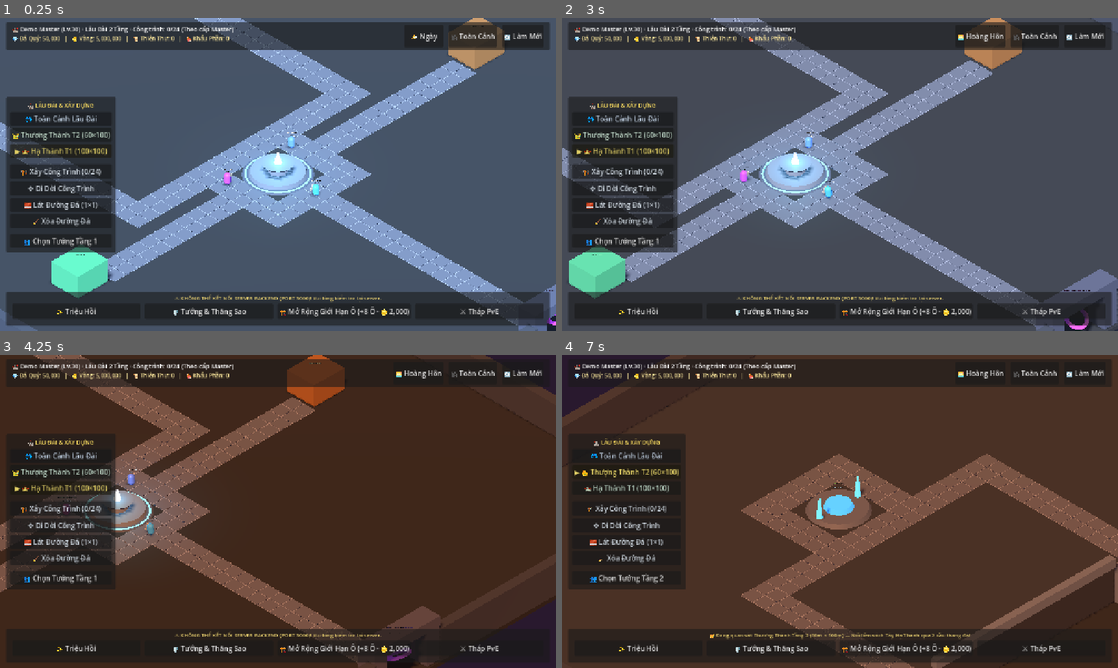
Above: before the commit, frames 1-4 (two rows, left to right).
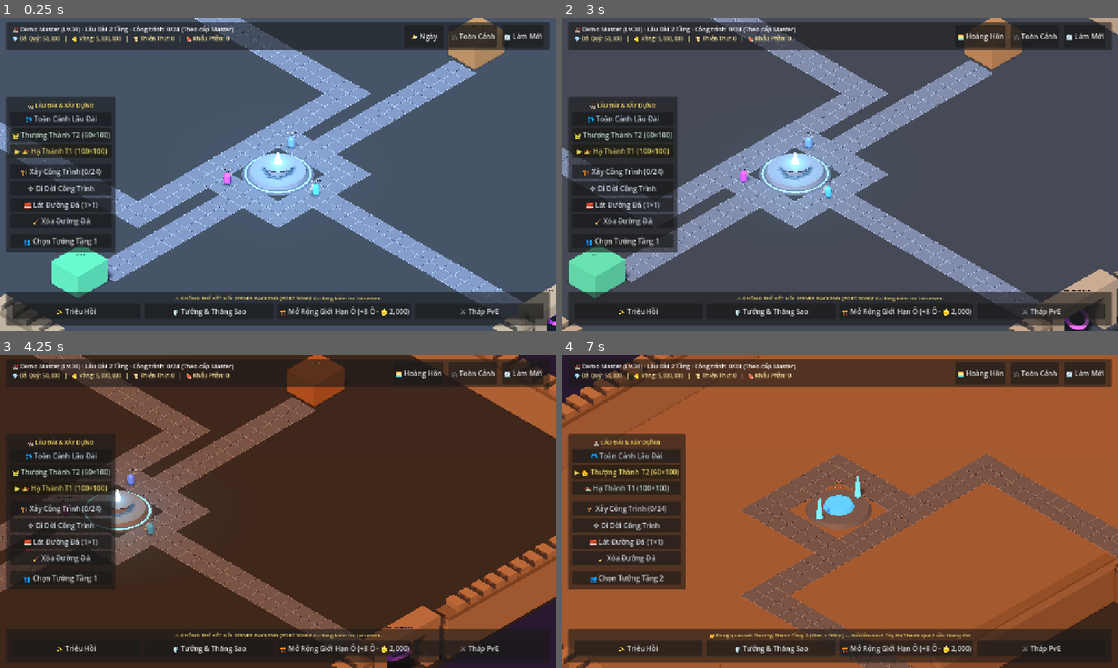
Above: after the commit, the same moments.

Repository: Zombie3012/infinity_gacha
Game: Godot game, scene res://scenes/base/isometric_base_3d.tscn
Two runs of this game, one before a commit and one after it. Both use one fixed random seed, a clock stepped at 60 frames per second and the inputs below.
Inputs (mouse positions are in pixels of both pictures, inside the frame that each line leads up to):
- Up to frame 1 (0.25 s): no input
- Up to frame 2 (3 s): click "🌤️ Ngày" at 0.5 s; click "🌅 Hoàng Hôn" at 1.25 s; click "🌙 Đêm" at 2 s; tap Enter at 2.75 s; move the mouse to (962, 158) at 2.77 s; hold D from 2.78 s (still down); tap R at 2.85 s; click (962, 158) at 2.92 s
- Up to frame 3 (4.25 s): release D at 3.5 s; drag from (166, 527) to (250, 574) at 3.52 s
- Up to frame 4 (7 s): click "🎥 Toàn Cảnh" at 4.25 s; move the mouse to (895, 442) at 5.02 s; hold D 5.03-5.75 s; tap Q at 5.1 s; drag from (812, 574) to (673, 464) at 5.77 s; move the mouse to (1006, 558) at 6.52 s; hold A from 6.53 s (still down); tap E at 6.6 s

The runs differ from the first frame. In frame 1, 1.1% of the frame differs, in the area x 0-100%, y 85-100%; in frame 2, 1.6%; in frame 3, 6.7%; in frame 4, 71%, in the area x 0-100%, y 0-100%.

Commit message:
feat(castle): redesign medieval fortress walls with crenellations, machicolations, and full-height spired bastion towers

Diff:
--- a/client-godot/scenes/base/isometric_base_3d.gd
+++ b/client-godot/scenes/base/isometric_base_3d.gd
@@ -236,8 +236,8 @@
 	tier2_deck.mesh = t2_box
 	tier2_deck.position = Vector3(-80.0, (FLOOR_HEIGHT - 0.6) * 0.5, 0.0)
 	var t2_mat := StandardMaterial3D.new()
-	t2_mat.albedo_color = Color(0.18, 0.22, 0.28)
-	t2_mat.roughness = 0.86
+	t2_mat.albedo_color = Color(0.42, 0.38, 0.33) # Medieval cliff retaining stone
+	t2_mat.roughness = 0.88
 	tier2_deck.material_override = t2_mat
 
 	# Remove legacy CrossAvenues if present (replaced by interactive Road Building System)
@@ -258,7 +258,7 @@
 		plaza_mat.roughness = 0.72
 		plaza.material_override = plaza_mat
 
-	# 4. Seamless 2-Tier Castle Perimeter Walls, Retaining Cliff & Bastion Towers
+	# 4. Authentic Medieval Machicolated Fortress Walls, Crenellations & Spired Bastion Towers
 	var old_walls := arch.get_node_or_null("PerimeterFortressWalls")
 	if old_walls != null:
 		old_walls.queue_free()
@@ -266,94 +266,203 @@
 	walls_node.name = "PerimeterFortressWalls"
 	arch.add_child(walls_node)
 
+	# Medieval warm sandstone & dark slate spire materials (matching authentic castle photo)
 	var wall_mat := StandardMaterial3D.new()
-	wall_mat.albedo_color = Color(0.20, 0.24, 0.31)
-	wall_mat.roughness = 0.85
-
-	var trim_mat := StandardMaterial3D.new()
-	trim_mat.albedo_color = Color(0.35, 0.42, 0.52)
-	trim_mat.roughness = 0.65
-
-	# Tier 1 North & South Walls (X in [-50, +50], Z = -49.3 / +49.3)
+	wall_mat.albedo_color = Color(0.48, 0.44, 0.38) # Warm golden-grey medieval limestone/sandstone
+	wall_mat.roughness = 0.88
+
+	var corbel_mat := StandardMaterial3D.new()
+	corbel_mat.albedo_color = Color(0.38, 0.34, 0.29) # Shadowed machicolation stone brackets
+	corbel_mat.roughness = 0.82
+
+	var plinth_mat := StandardMaterial3D.new()
+	plinth_mat.albedo_color = Color(0.32, 0.30, 0.27) # Darker battered base plinth
+	plinth_mat.roughness = 0.90
+
+	var spire_mat := StandardMaterial3D.new()
+	spire_mat.albedo_color = Color(0.22, 0.25, 0.30) # Dark slate conical roof tiles
+	spire_mat.roughness = 0.58
+	spire_mat.metallic = 0.12
+
+	var finial_mat := StandardMaterial3D.new()
+	finial_mat.albedo_color = Color(0.85, 0.75, 0.45) # Gilded finial needle spire tip
+	finial_mat.metallic = 0.75
+	finial_mat.roughness = 0.32
+
+	# Helper to build a machicolated curtain wall section with battlements (crenellations)
+	var build_crenellated_wall = func(start_p: Vector3, end_p: Vector3, wall_h: float, wall_w: float) -> void:
+		var dir := end_p - start_p
+		var length := dir.length()
+		var center := (start_p + end_p) * 0.5
+		var is_x_aligned := absf(dir.x) > absf(dir.z)
+
+		# 1. Main Curtain Wall Body
+		var w_inst := MeshInstance3D.new()
+		var w_box := BoxMesh.new()
+		w_box.size = Vector3(length, wall_h, wall_w) if is_x_aligned else Vector3(wall_w, wall_h, length)
+		w_inst.mesh = w_box
+		w_inst.position = center + Vector3(0.0, wall_h * 0.5, 0.0)
+		w_inst.material_override = wall_mat
+		walls_node.add_child(w_inst)
+
+		# 2. Machicolation Corbel Overhang Ledge (Gờ đá nhô ra dưới lỗ châu mai)
+		var ledge := MeshInstance3D.new()
+		var l_box := BoxMesh.new()
+		l_box.size = Vector3(length + 0.1, 0.55, wall_w + 0.55) if is_x_aligned else Vector3(wall_w + 0.55, 0.55, length + 0.1)
+		ledge.mesh = l_box
+		ledge.position = center + Vector3(0.0, wall_h - 0.25, 0.0)
+		ledge.material_override = corbel_mat
+		walls_node.add_child(ledge)
+
+		# 3. Crenellations / Merlons (Hàng răng cưa lỗ châu mai dọc đỉnh thành)
+		var merlon_len := 1.35
+		var gap_len := 0.85
+		var step := merlon_len + gap_len
+		var count := int(floor((length - 1.0) / step))
+		var start_offset := -(float(count - 1) * step) * 0.5
+
+		for m_i in range(count):
+			var m_off := start_offset + float(m_i) * step
+			var merlon := MeshInstance3D.new()
+			var m_box := BoxMesh.new()
+			m_box.size = Vector3(merlon_len, 0.95, wall_w + 0.35) if is_x_aligned else Vector3(wall_w + 0.35, 0.95, merlon_len)
+			merlon.mesh = m_box
+			var m_pos := center + Vector3(0.0, wall_h + 0.45, 0.0)
+			if is_x_aligned:
+				m_pos.x += m_off
+			else:
+				m_pos.z += m_off
+			merlon.position = m_pos
+			merlon.material_override = wall_mat
+			walls_node.add_child(merlon)
+
+	# A. Tier 1 North & South Curtain Walls (X in [-46, +46], Z = -49.3 / +49.3, Y = 0.0)
 	for z_sign in [-1.0, 1.0]:
-		var t1_wall := MeshInstance3D.new()
-		var t1_wb := BoxMesh.new()
-		t1_wb.size = Vector3(100.0, 4.8, 1.4)
-		t1_wall.mesh = t1_wb
-		t1_wall.position = Vector3(0.0, 2.4, z_sign * 49.3)
-		t1_wall.material_override = wall_mat
-		walls_node.add_child(t1_wall)
-
-	# Tier 1 East Wall (X = +49.3) with central opening for the fixed East Gate (Z in [-5.5, +5.5])
-	for z_center in [-27.4, 27.4]:
-		var ew_seg := MeshInstance3D.new()
-		var ew_box := BoxMesh.new()
-		ew_box.size = Vector3(1.4, 4.8, 43.8)
-		ew_seg.mesh = ew_box
-		ew_seg.position = Vector3(49.3, 2.4, z_center)
-		ew_seg.material_override = wall_mat
-		walls_node.add_child(ew_seg)
-
-	# Tier 2 North & South Walls (X in [-110, -50], Z = -49.3 / +49.3, sitting on Y = 5.2)
+		build_crenellated_wall.call(Vector3(-46.0, 0.0, z_sign * 49.3), Vector3(46.0, 0.0, z_sign * 49.3), 6.2, 1.8)
+
+	# B. Tier 1 East Curtain Wall (X = +49.3) with opening for East Gate (Z in [-6.0, +6.0])
+	build_crenellated_wall.call(Vector3(49.3, 0.0, -46.0), Vector3(49.3, 0.0, -6.5), 6.2, 1.8)
+	build_crenellated_wall.call(Vector3(49.3, 0.0, 6.5), Vector3(49.3, 0.0, 46.0), 6.2, 1.8)
+
+	# C. Tier 2 North & South Curtain Walls (X in [-106, -53], Z = -49.3 / +49.3, sitting at Y = 5.2)
 	for z_sign in [-1.0, 1.0]:
-		var t2_wall := MeshInstance3D.new()
-		var t2_wb := BoxMesh.new()
-		t2_wb.size = Vector3(60.0, 4.8, 1.4)
-		t2_wall.mesh = t2_wb
-		t2_wall.position = Vector3(-80.0, FLOOR_HEIGHT + 2.4, z_sign * 49.3)
-		t2_wall.material_override = wall_mat
-		walls_node.add_child(t2_wall)
-
-	# Tier 2 West Back Wall (X = -109.3, Z in [-50, +50], sitting on Y = 5.2)
-	var west_back_w := MeshInstance3D.new()
-	var wbw_box := BoxMesh.new()
-	wbw_box.size = Vector3(1.4, 5.6, 100.0)
-	west_back_w.mesh = wbw_box
-	west_back_w.position = Vector3(-109.3, FLOOR_HEIGHT + 2.8, 0.0)
-	west_back_w.material_override = wall_mat
-	walls_node.add_child(west_back_w)
-
-	# Cliff Parapet / Balustrade along X = -50.0 (with openings at Z = -18.0 and Z = +18.0 for Twin Staircases)
-	for seg: Vector2 in [Vector2(-49.0, -21.5), Vector2(-14.5, 14.5), Vector2(21.5, 49.0)]:
+		build_crenellated_wall.call(Vector3(-106.0, FLOOR_HEIGHT, z_sign * 49.3), Vector3(-53.0, FLOOR_HEIGHT, z_sign * 49.3), 6.2, 1.8)
+
+	# D. Tier 2 West Back Wall (X = -109.3, Z in [-46, +46], sitting at Y = 5.2)
+	build_crenellated_wall.call(Vector3(-109.3, FLOOR_HEIGHT, -46.0), Vector3(-109.3, FLOOR_HEIGHT, 46.0), 6.6, 2.0)
+
+	# E. Cliff Parapet along X = -50.0 (openings for twin stairs at Z = -18.0 and Z = +18.0)
+	for seg: Vector2 in [Vector2(-48.0, -21.8), Vector2(-14.2, 14.2), Vector2(21.8, 48.0)]:
 		var seg_len: float = seg.y - seg.x
 		var seg_mid: float = (seg.x + seg.y) * 0.5
 		var parapet := MeshInstance3D.new()
 		var p_box := BoxMesh.new()
-		p_box.size = Vector3(1.0, 1.25, seg_len)
+		p_box.size = Vector3(1.2, 1.35, seg_len)
 		parapet.mesh = p_box
-		parapet.position = Vector3(-50.0, FLOOR_HEIGHT + 0.625, seg_mid)
-		parapet.material_override = trim_mat
+		parapet.position = Vector3(-50.0, FLOOR_HEIGHT + 0.675, seg_mid)
+		parapet.material_override = wall_mat
 		walls_node.add_child(parapet)
 
-	# 6 Grand Bastion Towers (4 outer corners + 2 cliff transition corners)
-	var bastion_positions := [
-		Vector3(49.3, 0.0, -49.3),
-		Vector3(49.3, 0.0, 49.3),
-		Vector3(-50.0, FLOOR_HEIGHT, -49.3),
-		Vector3(-50.0, FLOOR_HEIGHT, 49.3),
-		Vector3(-109.3, FLOOR_HEIGHT, -49.3),
-		Vector3(-109.3, FLOOR_HEIGHT, 49.3)
+		var p_ledge := MeshInstance3D.new()
+		var pl_box := BoxMesh.new()
+		pl_box.size = Vector3(1.5, 0.25, seg_len)
+		p_ledge.mesh = pl_box
+		p_ledge.position = Vector3(-50.0, FLOOR_HEIGHT + 1.45, seg_mid)
+		p_ledge.material_override = corbel_mat
+		walls_node.add_child(p_ledge)
+
+	# F. 6 Grand Round Bastion Towers with Full Height Coverage, Machicolated Galleries & Conical Spire Roofs
+	# Tower specs:
+	# - East Towers (X = +49.3, Z = +-49.3): base_y = 0.0, shaft_top = 8.8 (above wall 6.2m), spire_h = 5.8m
+	# - Mid Transition Cliff Towers (X = -50.0, Z = +-49.3): base_y = 0.0 (full ground coverage!), shaft_top = 14.2m (above T2 wall), spire_h = 6.2m
+	# - West Towers (X = -109.3, Z = +-49.3): base_y = 0.0 (full ground plinth!), shaft_top = 14.2m (above T2 wall), spire_h = 6.2m
+	var tower_defs := [
+		{ "x": 49.3, "z": -49.3, "base_y": 0.0, "shaft_top": 8.8, "spire_h": 5.8, "r": 3.4 },
+		{ "x": 49.3, "z": 49.3, "base_y": 0.0, "shaft_top": 8.8, "spire_h": 5.8, "r": 3.4 },
+		{ "x": -50.0, "z": -49.3, "base_y": 0.0, "shaft_top": FLOOR_HEIGHT + 9.0, "spire_h": 6.4, "r": 3.6 },
+		{ "x": -50.0, "z": 49.3, "base_y": 0.0, "shaft_top": FLOOR_HEIGHT + 9.0, "spire_h": 6.4, "r": 3.6 },
+		{ "x": -109.3, "z": -49.3, "base_y": 0.0, "shaft_top": FLOOR_HEIGHT + 9.0, "spire_h": 6.4, "r": 3.6 },
+		{ "x": -109.3, "z": 49.3, "base_y": 0.0, "shaft_top": FLOOR_HEIGHT + 9.0, "spire_h": 6.4, "r": 3.6 }
 	]
-	for c_pos in bastion_positions:
-		var tower := MeshInstance3D.new()
-		var t_cyl := CylinderMesh.new()
-		t_cyl.top_radius = 2.8
-		t_cyl.bottom_radius = 3.1
-		t_cyl.height = 6.8
-		tower.mesh = t_cyl
-		tower.position = c_pos + Vector3(0.0, 3.4, 0.0)
-		tower.material_override = wall_mat
-		walls_node.add_child(tower)
-
-		var cap := MeshInstance3D.new()
-		var cap_mesh := CylinderMesh.new()
-		cap_mesh.top_radius = 3.2
-		cap_mesh.bottom_radius = 2.9
-		cap_mesh.height = 0.55
-		cap.mesh = cap_mesh
-		cap.position = c_pos + Vector3(0.0, 7.05, 0.0)
-		cap.material_override = trim_mat
-		walls_node.add_child(cap)
+
+	for tdef: Dictionary in tower_defs:
+		var tx: float = float(tdef["x"])
+		var tz: float = float(tdef["z"])
+		var base_y: float = float(tdef["base_y"])
+		var shaft_top: float = float(tdef["shaft_top"])
+		var spire_h: float = float(tdef["spire_h"])
+		var radius: float = float(tdef["r"])
+		var total_shaft_h := shaft_top - base_y
+
+		var tower_root := Node3D.new()
+		tower_root.position = Vector3(tx, 0.0, tz)
+		walls_node.add_child(tower_root)
+
+		# 1. Battered Base Plinth (Chân tháp phình to loe ra dốc như ảnh trung cổ)
+		var plinth := MeshInstance3D.new()
+		var p_cyl := CylinderMesh.new()
+		p_cyl.top_radius = radius + 0.1
+		p_cyl.bottom_radius = radius + 1.2
+		p_cyl.height = 2.4
+		plinth.mesh = p_cyl
+		plinth.position = Vector3(0.0, base_y + 1.2, 0.0)
+		plinth.material_override = plinth_mat
+		tower_root.add_child(plinth)
+
+		# 2. Main Tower Shaft Cylinder (Bao phủ đủ toàn bộ chiều cao từ chân lên đỉnh)
+		var shaft := MeshInstance3D.new()
+		var s_cyl := CylinderMesh.new()
+		s_cyl.top_radius = radius
+		s_cyl.bottom_radius = radius + 0.1
+		s_cyl.height = total_shaft_h - 2.0
+		shaft.mesh = s_cyl
+		shaft.position = Vector3(0.0, base_y + 2.0 + (total_shaft_h - 2.0) * 0.5, 0.0)
+		shaft.material_override = wall_mat
+		tower_root.add_child(shaft)
+
+		# 3. Machicolated Gallery Overhang (Vành ban công chiến đấu nhô ra ngoài)
+		var gallery_bottom := MeshInstance3D.new()
+		var gb_cyl := CylinderMesh.new()
+		gb_cyl.top_radius = radius + 0.95
+		gb_cyl.bottom_radius = radius
+		gb_cyl.height = 0.95
+		gallery_bottom.mesh = gb_cyl
+		gallery_bottom.position = Vector3(0.0, shaft_top + 0.475, 0.0)
+		gallery_bottom.material_override = corbel_mat
+		tower_root.add_child(gallery_bottom)
+
+		# 4. Circular Tower Battlement Ring (Thành tròn với lỗ châu mai quanh đỉnh tháp)
+		var battlement_ring := MeshInstance3D.new()
+		var br_cyl := CylinderMesh.new()
+		br_cyl.top_radius = radius + 0.92
+		br_cyl.bottom_radius = radius + 0.95
+		br_cyl.height = 0.95
+		battlement_ring.mesh = br_cyl
+		battlement_ring.position = Vector3(0.0, shaft_top + 0.95 + 0.475, 0.0)
+		battlement_ring.material_override = wall_mat
+		tower_root.add_child(battlement_ring)
+
+		# 5. Conical Slate Spire Roof (Mái nón chóp nhọn cao vút lợp ngói đá phiến trung cổ)
+		var roof := MeshInstance3D.new()
+		var cone := CylinderMesh.new()
+		cone.top_radius = 0.08
+		cone.bottom_radius = radius + 1.05
+		cone.height = spire_h
+		roof.mesh = cone
+		roof.position = Vector3(0.0, shaft_top + 1.9 + spire_h * 0.5, 0.0)
+		roof.material_override = spire_mat
+		tower_root.add_child(roof)
+
+		# 6. Golden Finial Needle Spire Tip (Kim nhọn đỉnh tháp)
+		var finial := MeshInstance3D.new()
+		var f_mesh := CylinderMesh.new()
+		f_mesh.top_radius = 0.02
+		f_mesh.bottom_radius = 0.12
+		f_mesh.height = 1.2
+		finial.mesh = f_mesh
+		finial.position = Vector3(0.0, shaft_top + 1.9 + spire_h + 0.55, 0.0)
+		finial.material_override = finial_mat
+		tower_root.add_child(finial)
 
 	# 5. Twin Solid Stone Staircases connecting Tier 1 (X = -40.0, Y = 0.0) to Tier 2 (X = -50.0, Y = 5.2)
 	var old_stairs := arch.get_node_or_null("TwinWallStairs")
@@ -364,8 +473,8 @@
 	arch.add_child(twin_stairs)
 
 	var stair_mat := StandardMaterial3D.new()
-	stair_mat.albedo_color = Color(0.35, 0.40, 0.50)
-	stair_mat.roughness = 0.70
+	stair_mat.albedo_color = Color(0.44, 0.40, 0.35)
+	stair_mat.roughness = 0.85
 
 	var step_count := 16
 	var stair_span_x := 10.0 # X from -40.0 (bottom on Tier 1) to -50.0 (top at Tier 2 cliff)
@@ -389,7 +498,7 @@
 			c_box.size = Vector3(stair_span_x, FLOOR_HEIGHT + 0.35, 0.42)
 			curb.mesh = c_box
 			curb.position = Vector3(-45.0, (FLOOR_HEIGHT + 0.35) * 0.35, z_stair_center + z_rail_off)
-			curb.material_override = trim_mat
+			curb.material_override = corbel_mat
 			twin_stairs.add_child(curb)
 
 	# 6. Centerpiece: Tiered Fountain (⛲ Đài Phun Nước - Movable 4x4 Grid Landmark)
@@ -484,12 +593,12 @@
 			spire_cyl.height = 1.55
 			spire.mesh = spire_cyl
 			spire.position = Vector3(0.0, 2.45, 0.0)
-			var spire_mat := StandardMaterial3D.new()
-			spire_mat.albedo_color = Color(0.45, 0.92, 1.0)
-			spire_mat.emission_enabled = true
-			spire_mat.emission = Color(0.35, 0.85, 1.0)
-			spire_mat.emission_energy_multiplier = 1.8
-			spire.material_override = spire_mat
+			var fountain_spire_mat := StandardMaterial3D.new()
+			fountain_spire_mat.albedo_color = Color(0.45, 0.92, 1.0)
+			fountain_spire_mat.emission_enabled = true
+			fountain_spire_mat.emission = Color(0.35, 0.85, 1.0)
+			fountain_spire_mat.emission_energy_multiplier = 1.8
+			spire.material_override = fountain_spire_mat
 			fountain_visuals.add_child(spire)
 
 			# Compact Glowing Halo Ring tightly wrapping the Fountain (radius ~3.95m)
@@ -543,8 +652,8 @@
 	arch.add_child(gatehouse_visuals)
 
 	var gh_mat := StandardMaterial3D.new()
-	gh_mat.albedo_color = Color(0.26, 0.30, 0.40)
-	gh_mat.roughness = 0.70
+	gh_mat.albedo_color = Color(0.48, 0.44, 0.38) # Authentic medieval gatehouse stone
+	gh_mat.roughness = 0.85
 
 	for z_pillar in [-4.5, 4.5]:
 		var gp := MeshInstance3D.new()
